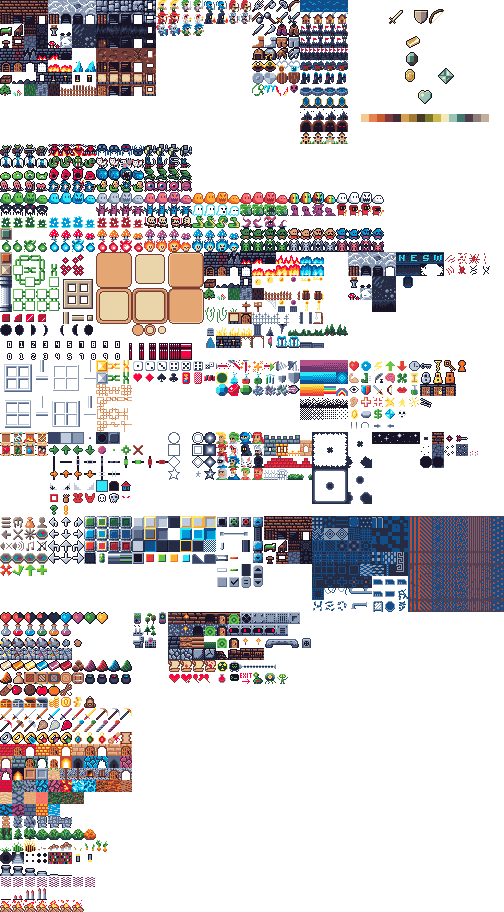
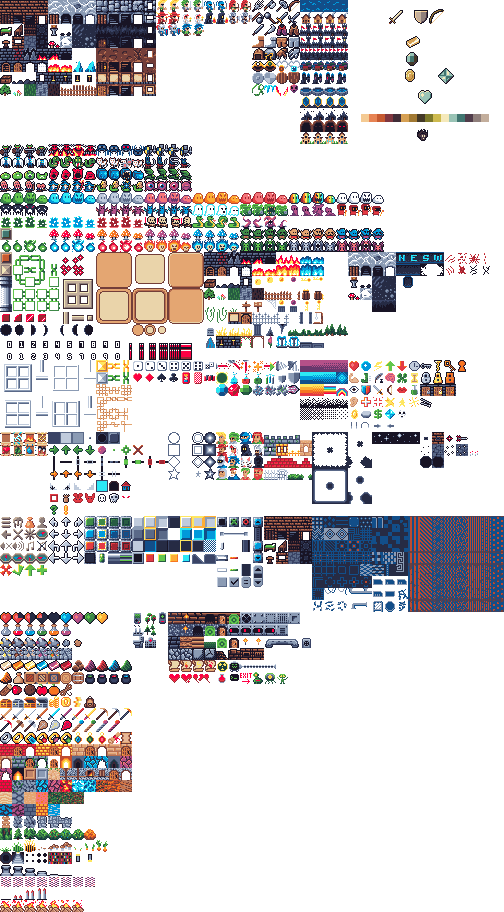
Layer changes from the first 504×912 image to the second:
added layer "Layer 2" above "currencies" over <box>417,129,428,141</box>
